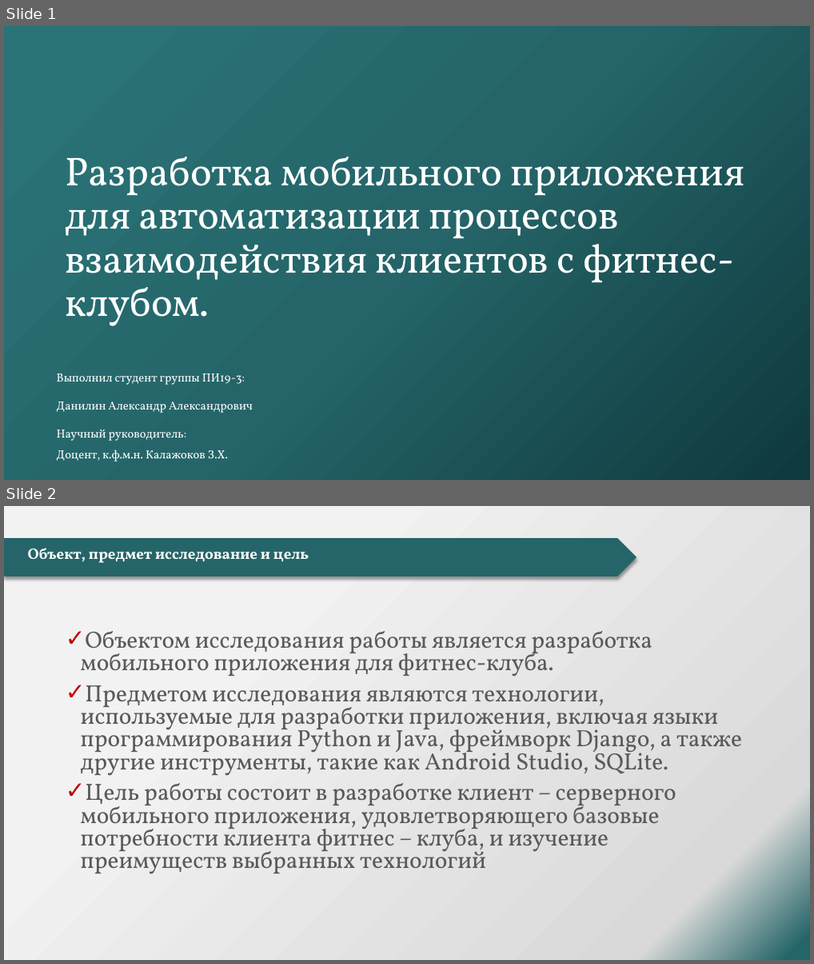
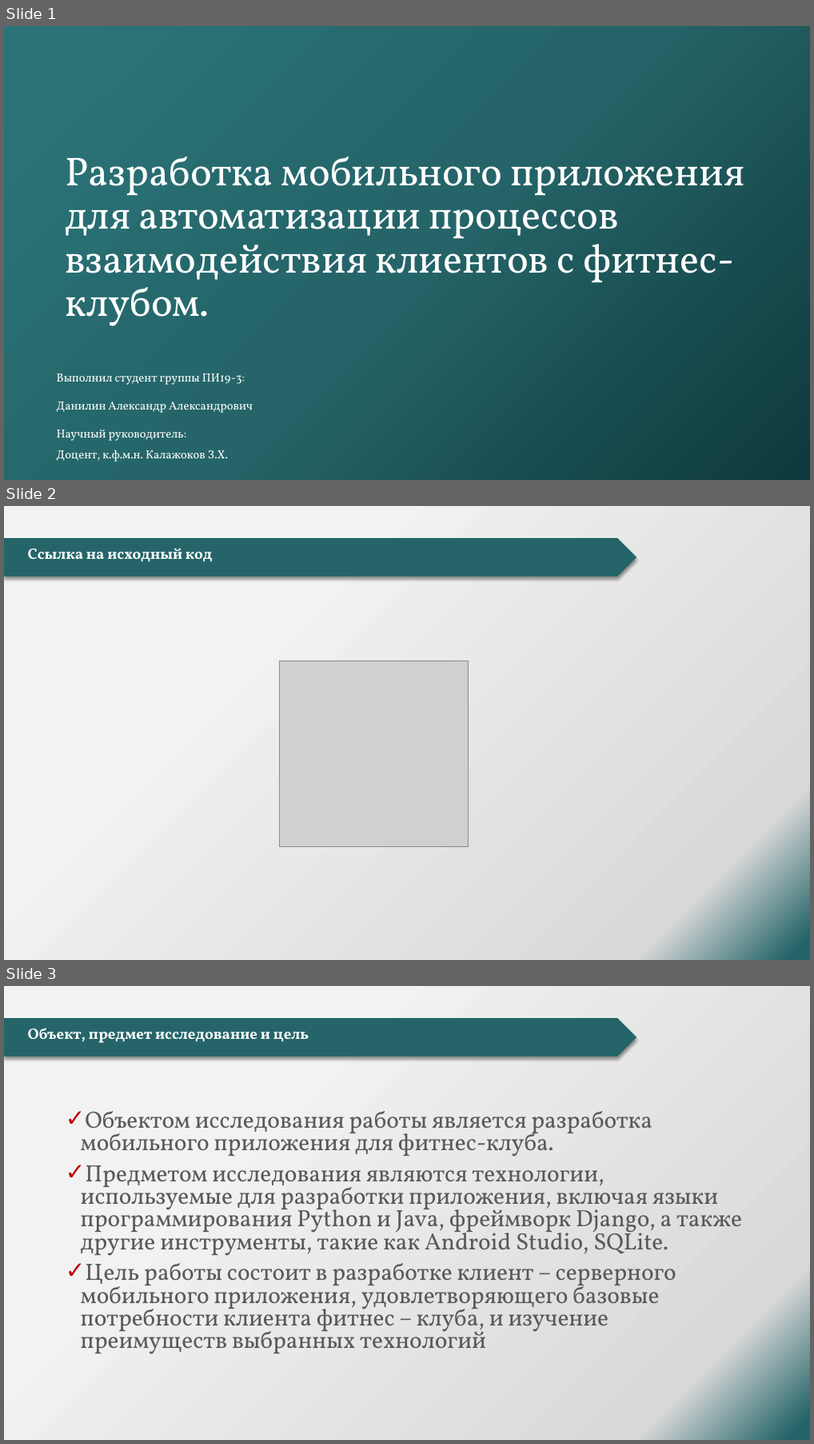
Before and after one commit to ALKOTS/Diplom, a slide deck: Доки/Данилин А.А.pptx. Shown one above the other, each under a label of ours: slides 1 and 2 before the commit, slides 1, 2 and 3 after it. The pictures are 814x964 and 814x1444 pixels, drawn with LibreOffice and Linux fonts; fonts in the diff are those of the drawing; grey boxes stand for pictures; background and template pictures are left out. Boxes give left, top, right and bottom in pixels: in the first picture for what was removed or moved away, otherwise in the second. Text is boxed around its words. In the diff, an @@ line names an element or a change of style, - is before the commit and + after.

```diff
--- a/Доки/Данилин А.А.pptx
+++ b/Доки/Данилин А.А.pptx
@@ slide 2 added at (4, 506, 810, 960), background gradient #F2F2F2 to #D9D9D9 to #256569; not listed: 1 template element that a slide beside it also shows @@
@@ title added at (28, 548, 212, 562), 18 pt, text #FFFFFF, bold @@
+Ссылка на исходный код
@@ picture added at (280, 660, 469, 846) @@
@@ what was slide 2 is now slide 3 @@
```
Also in this commit, not shown: 5 slides changed, 3 other slides added, 1 slide removed.
